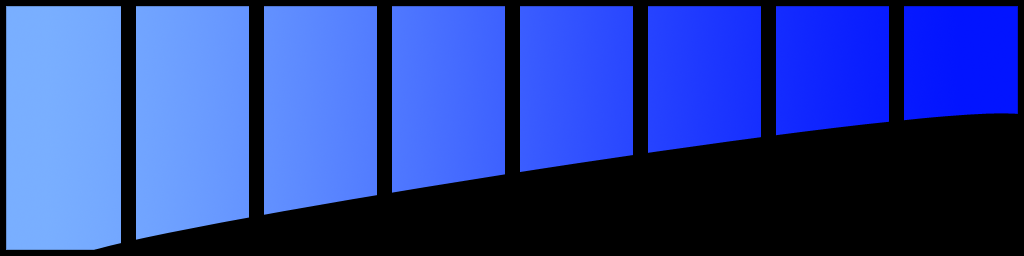
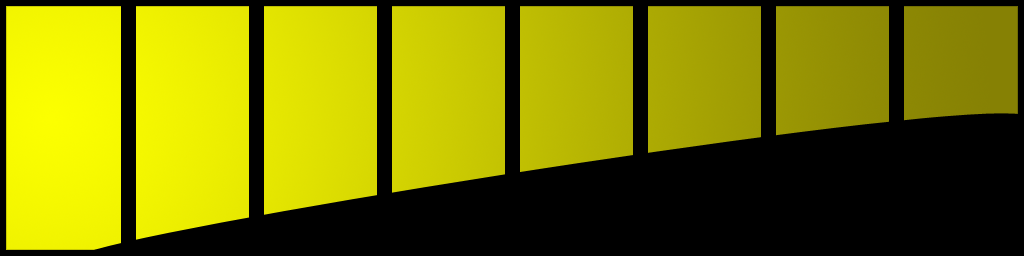
Layer changes from the first 1024x256 image to the second:
added layer "Ebene 6" above "Ebene 5" over (x1=6, y1=6, x2=1018, y2=250)
showed "Ebene 5" over (x1=6, y1=6, x2=1018, y2=250)
hid "Ebene 1" over (x1=6, y1=6, x2=1018, y2=250)
